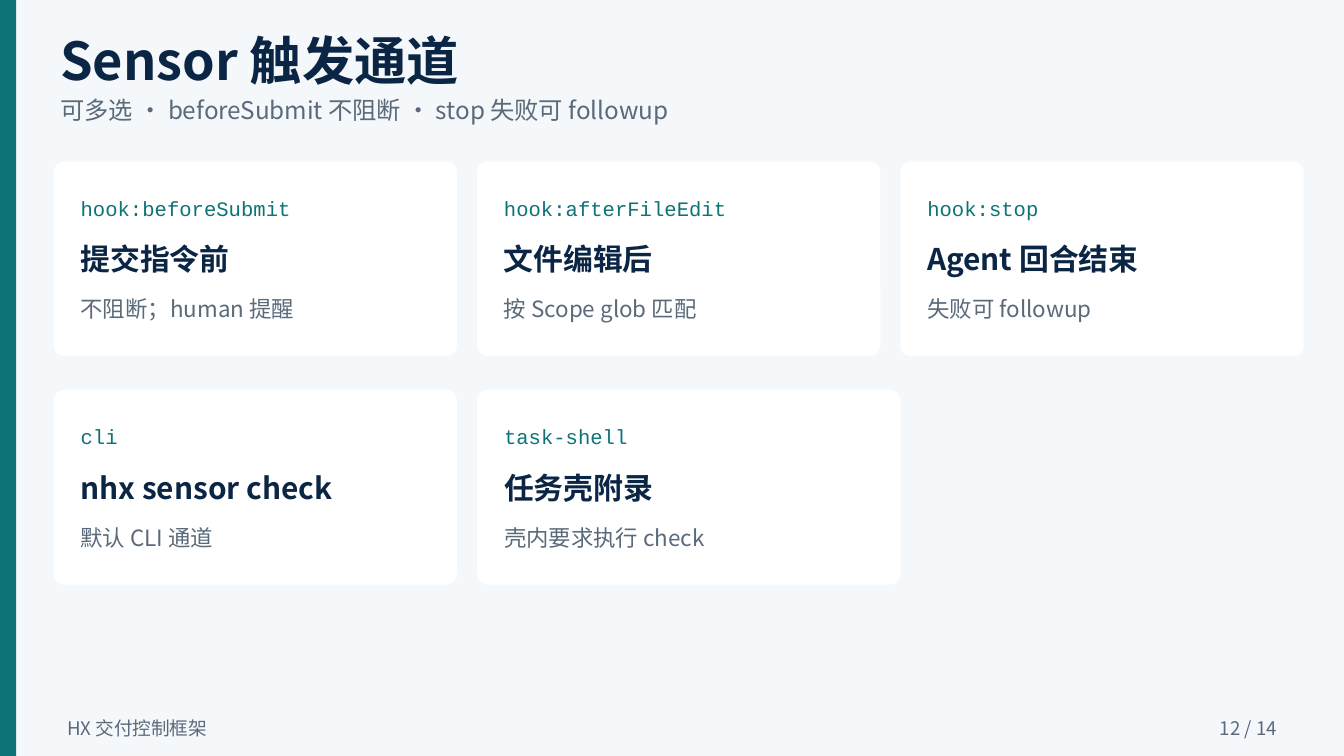
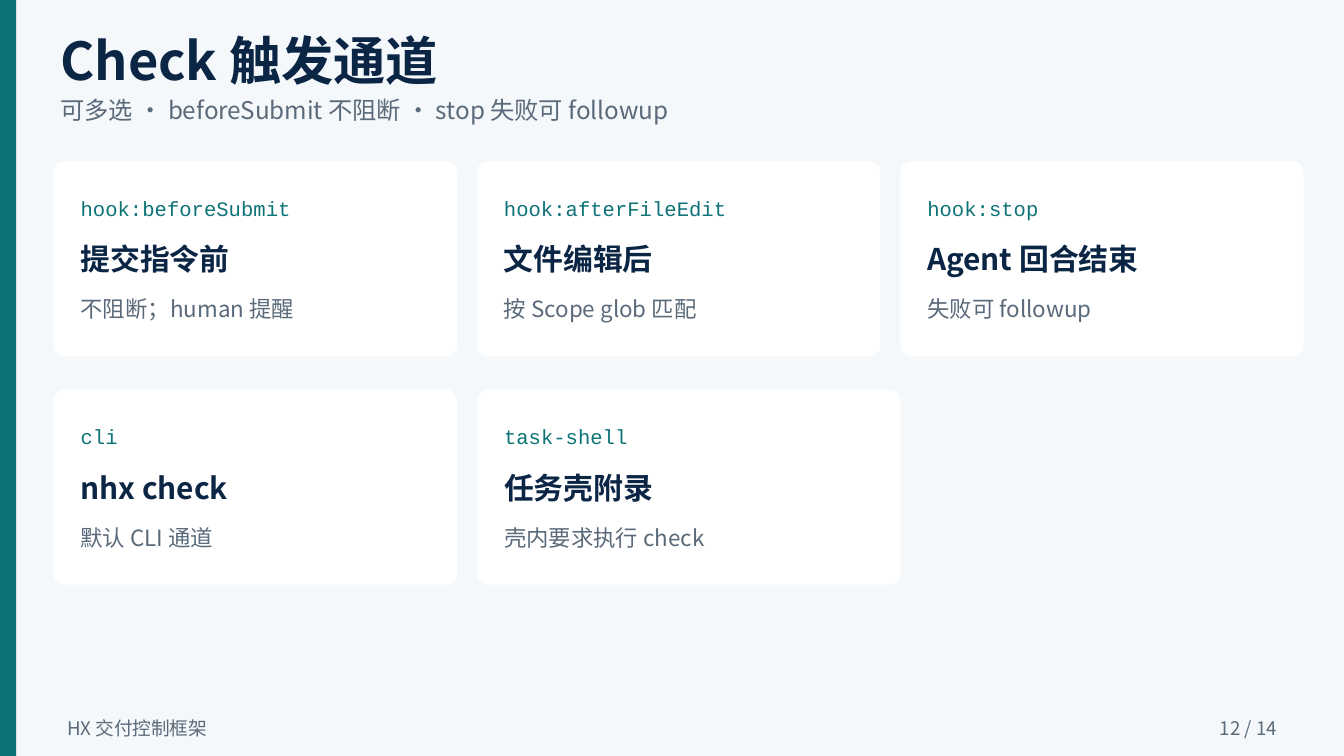
Before and after one commit to llm-insights-share/hx-lite, a slide deck: slide 12 of docs/HX应用介绍.pptx. Drawn at 1344x756 pixels with LibreOffice and Linux fonts; fonts in the diff are those of the drawing. Boxes give left, top, right and bottom in pixels: in the first picture for what was removed or moved away, otherwise in the second. Text is boxed around its words. In the diff, an @@ line names an element or a change of style, - is before the commit and + after.

Commit message:
release: hx-lite v1.02 — Template package/docx delivery & Check terminology
Propagate Guide template packages (incl. .docx) through export, sync, and
shell path layout; align gates/docs/PPTX to Check wording and nhx check.

```diff
--- a/docs/HX应用介绍.pptx
+++ b/docs/HX应用介绍.pptx
@@ text at bbox=[60, 35, 438, 85]: text changed @@
-Sensor 触发通道
+Check 触发通道
@@ text at bbox=[81, 475, 228, 500]: text changed @@
-nhx sensor check
+nhx check
```
Also in this commit, not shown: 11 other slides changed, 35 other files.
